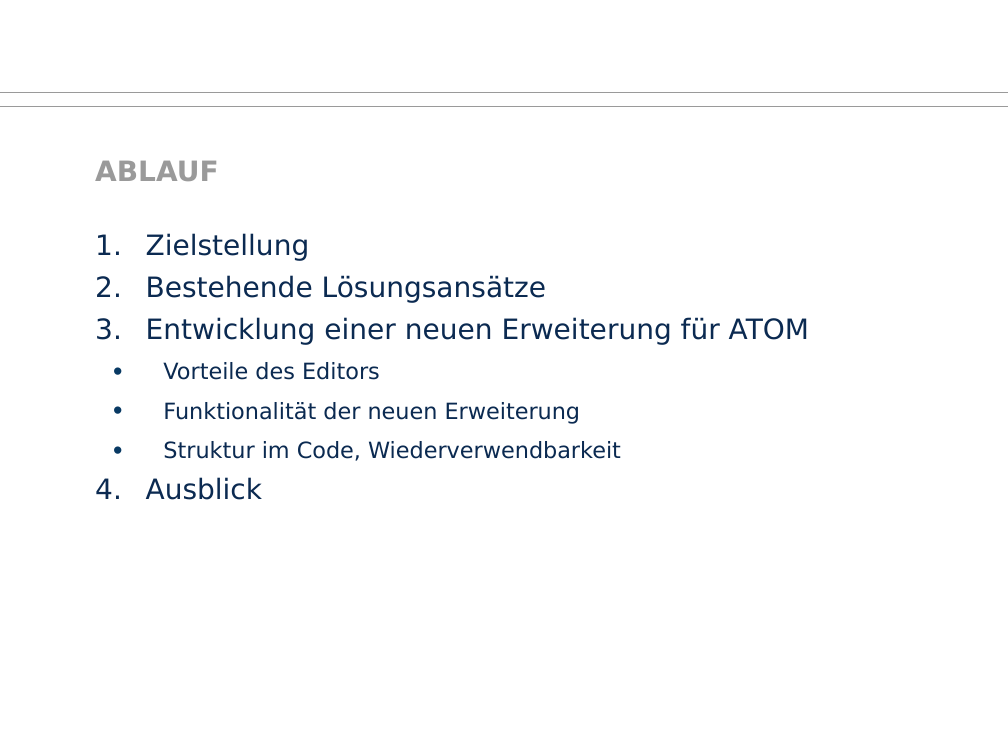
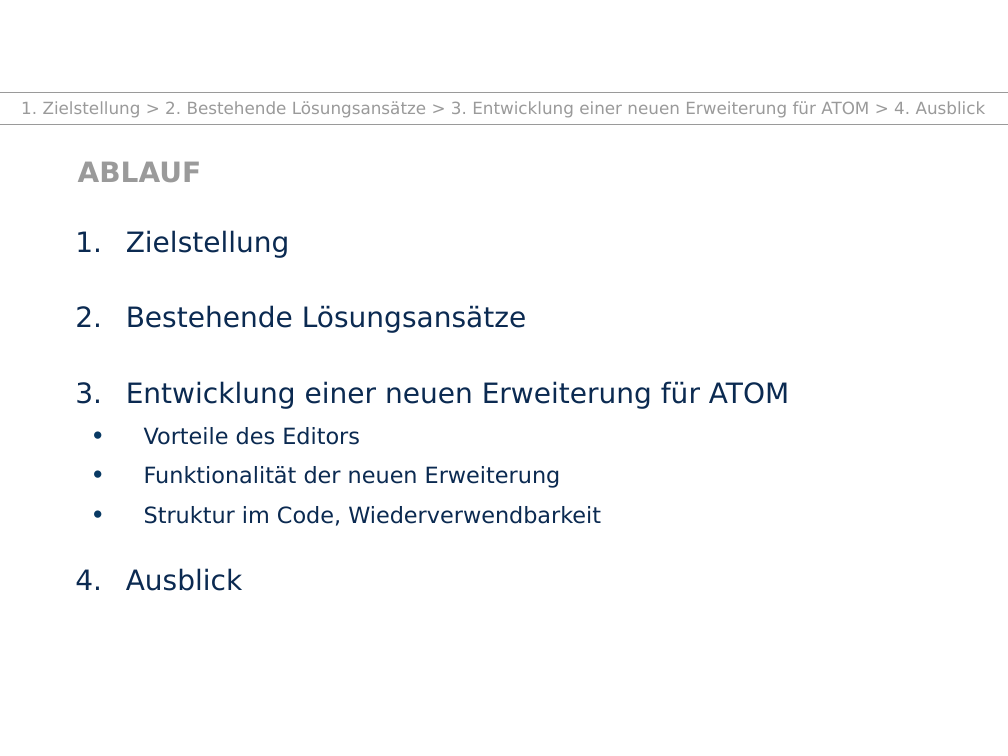
Before and after one commit to TUD-INF-IAI-MCI/agsbs_atom_package, a slide deck: slide 2 of presentation.pptx. Drawn at 1008x756 pixels with LibreOffice and Linux fonts; fonts in the diff are those of the drawing; background and template pictures are left out. Boxes give left, top, right and bottom in pixels: in the first picture for what was removed or moved away, otherwise in the second. Text is boxed around its words. In the diff, an @@ line names an element or a change of style, - is before the commit and + after.

```diff
--- a/presentation.pptx
+++ b/presentation.pptx
@@ text added at [21,101,986,118], 12 pt, text #9A9A9A @@
+1. Zielstellung > 2. Bestehende Lösungsansätze > 3. Entwicklung einer neuen Erweiterung für ATOM > 4. Ausblick
@@ line moved from (0, 107) - (1008, 107) to (0, 124) - (1008, 124) @@
@@ text "ABLAUF": place and size @@
-text "ABLAUF" at [95,160,219,181]
+text "ABLAUF" at [78,161,202,182]
@@ text "Zielstellung" rewrapped from [146,233,809,500] to [126,230,789,591] @@
```
Also in this commit, not shown: 1 other slide changed, 4 slides added.
